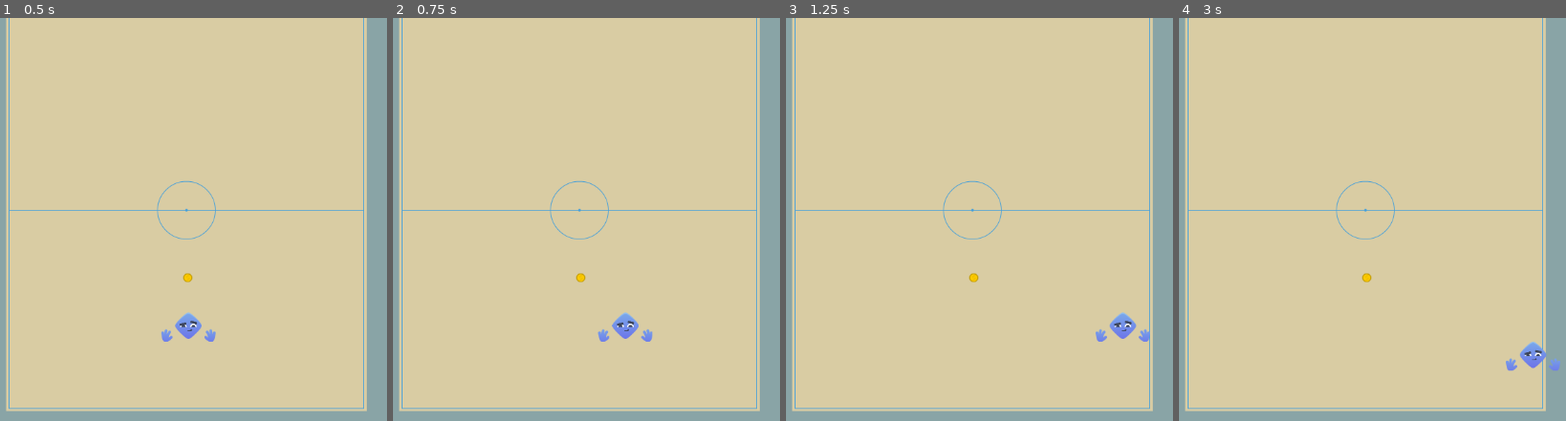
Above: before the commit, frames 1-4 (left to right).
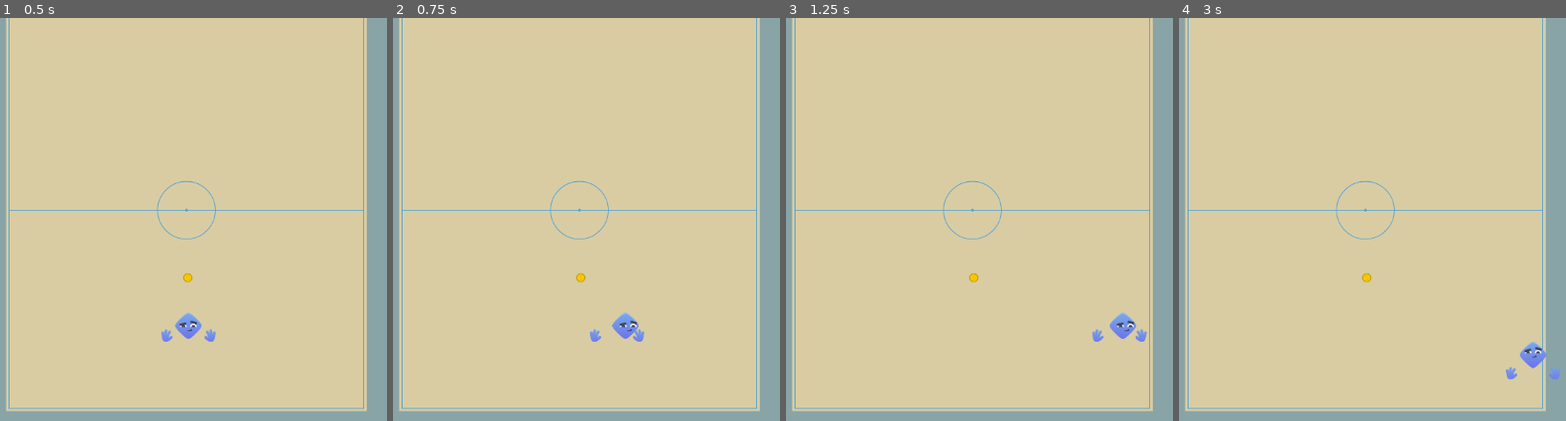
Above: after the commit, the same moments.

Repository: IsaelGabriel/LivreGameJam2025
Game: Godot game, scene res://scenes/main_scene.tscn
Same seed, same stepped clock (60 frames per second), same inputs: the game is played once before the commit and once after it.
Inputs:
- Up to frame 1 (0.5 s): no input
- Up to frame 2 (0.75 s): tap Enter at 0.5 s; hold D (p_right) from 0.53 s (still down); tap Space (p_dash) at 0.6 s
- Up to frame 3 (1.25 s): keep holding D (p_right)
- Up to frame 4 (3 s): release D (p_right) at 1.28 s; hold S (p_down) 1.28-2.03 s; tap Space (p_dash) at 1.35, 2, 2.1, 2.85 s; hold D (p_right) 2.03-2.78 s; tap Enter at 2.75 s; hold W (p_up) from 2.78 s (still down)

Frame 1 is identical in both runs. In frame 2, 0.3% of the frame differs, in the area x 50-68%, y 75-81%; in frame 3, 0.2%; in frame 4, 0.3%.

Commit message:
Add visual feedback to character movement

Diff:
--- a/scenes/main_scene.tscn
+++ b/scenes/main_scene.tscn
@@ -2544,12 +2544,18 @@
 tile_map_data = PackedByteArray("AAD1/wAAAwAAAAAAAAD1/wEAAwAAAAAAAAD1/wIAAwAAAAAAAAD1/wMAAwAAAAAAAAD1/wQAAwAAAAAAAAD1/w …(18768 unchanged characters)…
 tile_set = SubResource("TileSet_r6p65")
 
-[node name="Player" type="CharacterBody2D" parent="."]
+[node name="Player" type="CharacterBody2D" parent="." node_paths=PackedStringArray("face", "hands")]
 position = Vector2(550, 1021)
 script = ExtResource("1_gubc5")
 speed = 350.0
 acceleration = 50.0
 velocity_steer_factor_on_move = 20.0
+face = NodePath("Visuals/Face")
+face_weight = 1.75
+face_speed = 5.0
+hands = NodePath("Visuals/Hands")
+hands_weight = 3.0
+hands_speed = 15.0
 metadata/_custom_type_script = "uid://t55cssr1l4t8"
 
 [node name="Visuals" type="Node2D" parent="Player"]
--- a/scripts/characters/character.gd
+++ b/scripts/characters/character.gd
@@ -6,5 +6,22 @@
 @export var speed: float = 20
 @export var acceleration: float = 1.0
 @export var velocity_steer_factor_on_move: float = 1.0
+@export var face: Node2D
+@export var face_weight: float = 1.0
+@export var face_speed: float = 1.0
+@export var hands: Node2D
+@export var hands_weight: float = 1.0
+@export var hands_speed: float = 1.0
+
 
 var move_direction: Vector2 = Vector2.ZERO
+var face_default_position: Vector2
+var hands_default_position: Vector2
+
+func _ready():
+	face_default_position = face.position
+	hands_default_position = hands.position
+
+func _process(delta: float):
+	face.position = lerp(face.position, face_default_position + velocity * 0.01 * face_weight, delta * face_speed)
+	hands.position = lerp(hands.position, hands_default_position - velocity * 0.01 * hands_weight, delta * hands_speed)
--- a/scripts/player/player.gd
+++ b/scripts/player/player.gd
@@ -1,7 +1,8 @@
 extends Character
 class_name Player
 
-func _process(_delta: float) -> void:
+func _process(delta: float) -> void:
+	super._process(delta)
 	move_direction = Input.get_vector("p_left", "p_right", "p_up", "p_down")
 
 	if Input.is_action_just_pressed("p_dash"):
